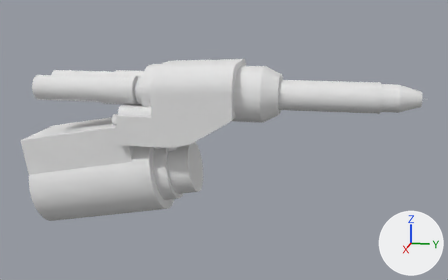
A saved change to the OBJ model data/torch/TAND_GERAD_DD.obj.
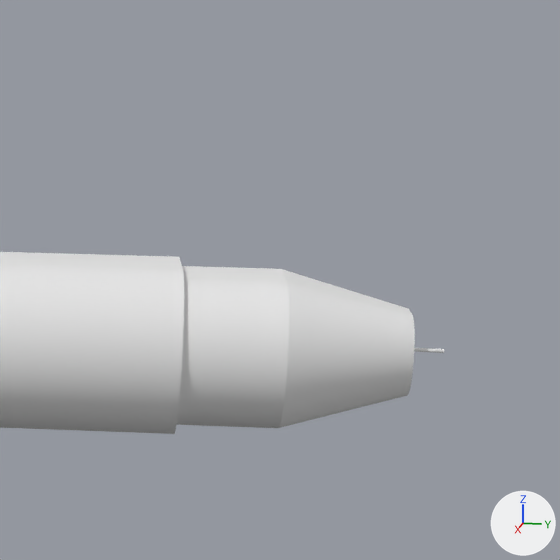
Old and new are each drawn whole from a 50 mm camera at (1165.0, -154.0, 197.0) aimed at (-6.0, -389.0, -96.0) and again close up on the part from 78% to 100% of the width and 13% to 48% of the height. Every picture has the same lights, and +X, +Y and +Z are marked at lower right. Where no turn or scale is listed for an object, it has been applied to the vertices.

Names of what the first close-up shows: '1831746080272', '1831746080304', '1831746080320'.
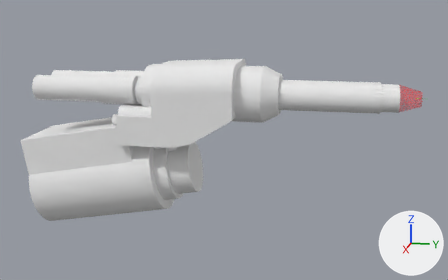
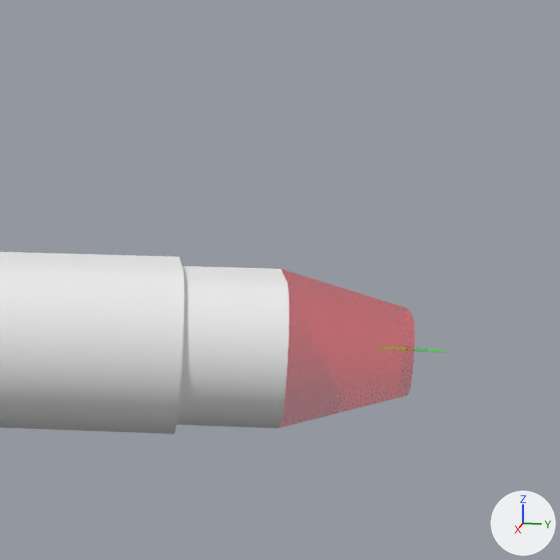
Boxes [x1, y1, x2, y2] around the edits, measured in the close-ups (560 x 560 px):
'1831746080320', recoloured, surface changed: [279, 269, 415, 428] in both

Edits to the bpy script that builds the scene:
```text
Change mat_farbe_1:
    mat_farbe_1.base_color: (0.8, 0.8, 0.8) -> (1.0, 0.0, 0.0)  # white #e7e7e7 -> red #ff0000
    mat_farbe_1.alpha: 1.0 -> 0.33
```
